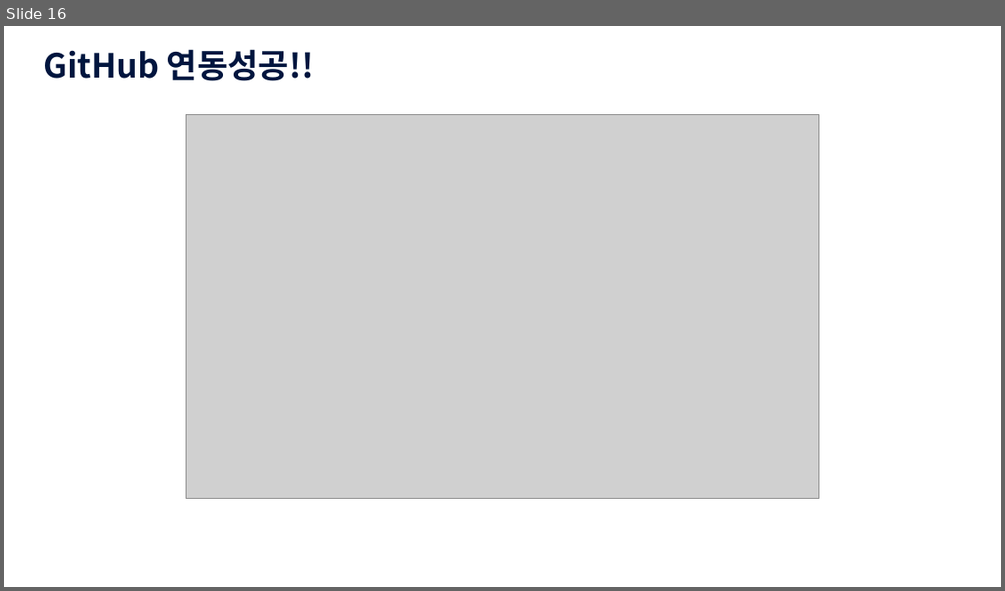
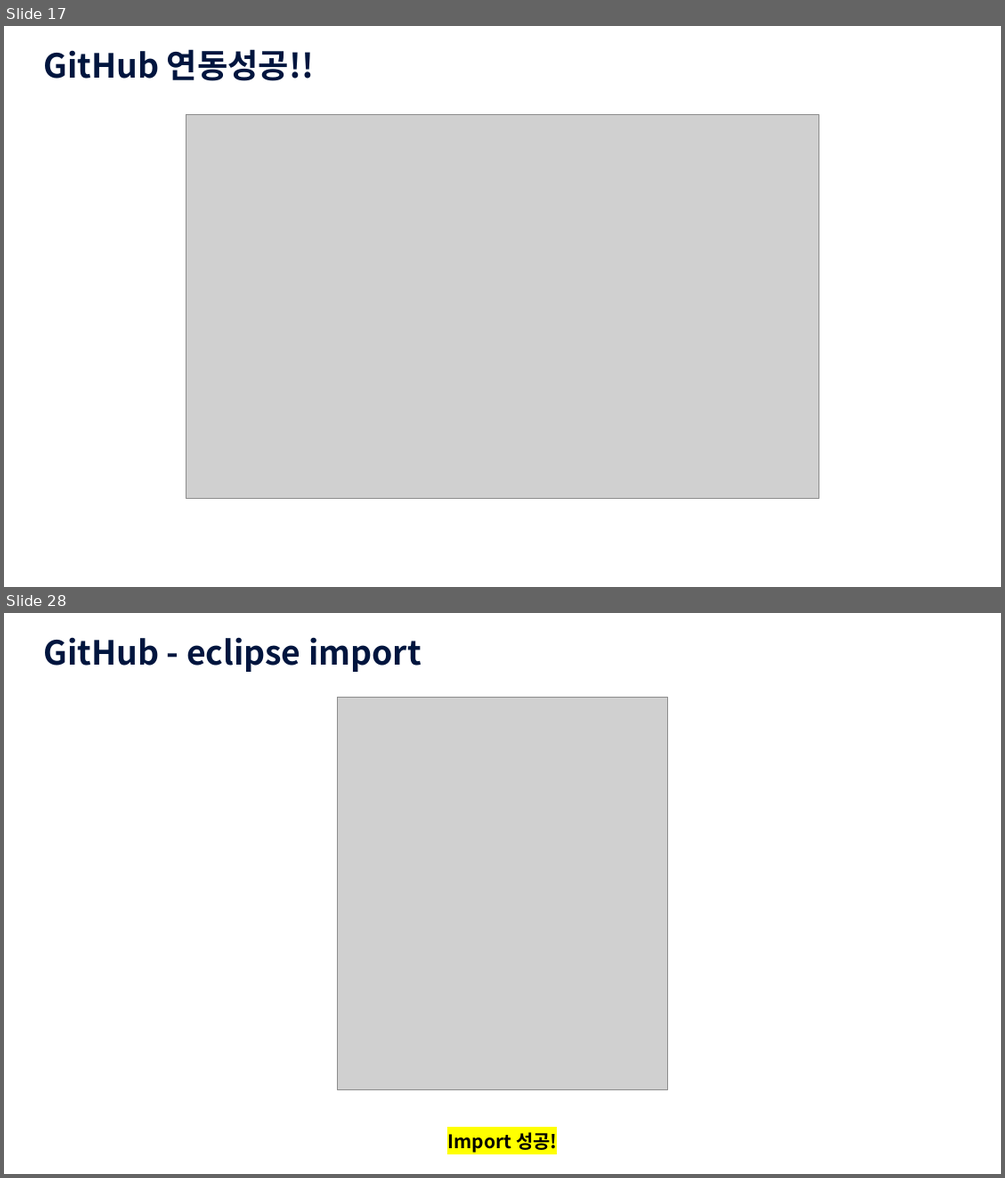
Before and after one commit to SungkimS2/JavaSEW, a slide deck: src/JAVA_GitHub연동.pptx. Shown one above the other, each under a label of ours: slide 16 before the commit, slides 17 and 28 after it; the slides between them are not shown. The pictures are 1005x591 and 1005x1178 pixels, drawn with LibreOffice and Linux fonts; fonts in the diff are those of the drawing; grey boxes stand for pictures; background and template pictures are left out. Boxes give left, top, right and bottom in pixels: in the first picture for what was removed or moved away, otherwise in the second. Text is boxed around its words. In the diff, an @@ line names an element or a change of style, - is before the commit and + after.

```diff
--- a/src/JAVA_GitHub연동.pptx
+++ b/src/JAVA_GitHub연동.pptx
@@ slide 28 added at [4,613,1001,1174], background picture (left out) @@
@@ text added at [43,637,421,672], 32 pt, text #00153E, bold @@
+GitHub - eclipse import
@@ picture added at [338,698,667,1089] @@
@@ text added at [447,1132,557,1152], 18 pt, text #000000, bold @@
+Import 성공!
@@ what was slide 16 is now slide 17 @@
```
Also in this commit, not shown: 11 other slides added, 45 other files.
